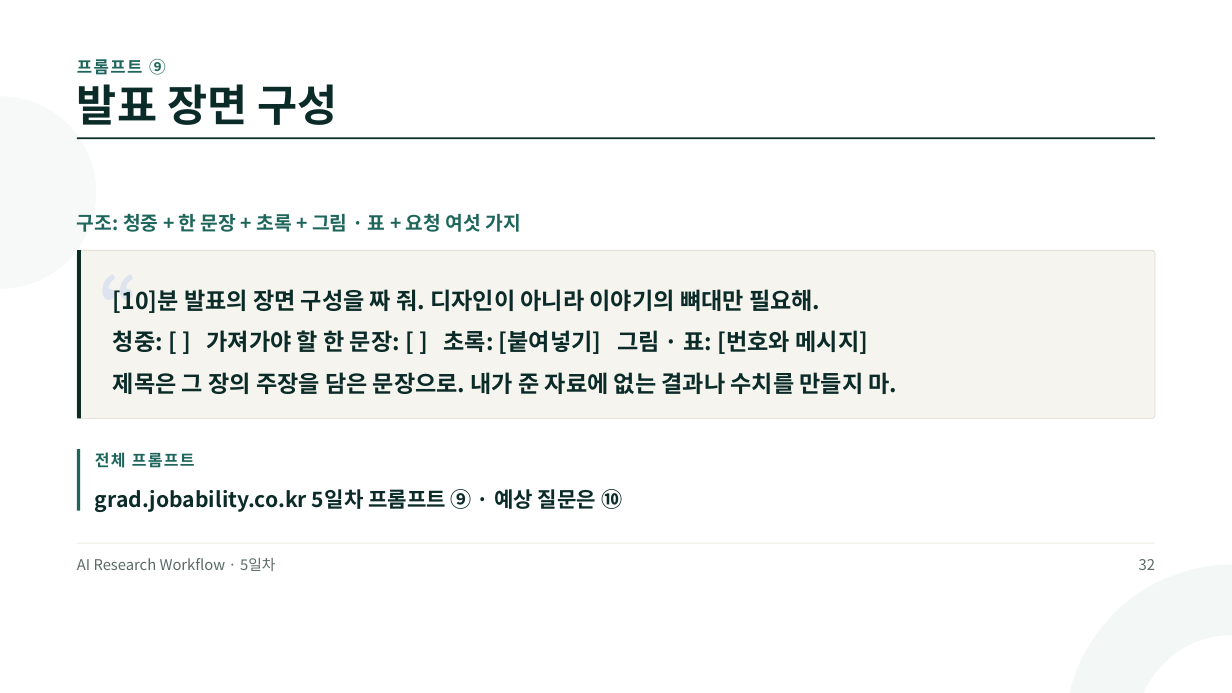
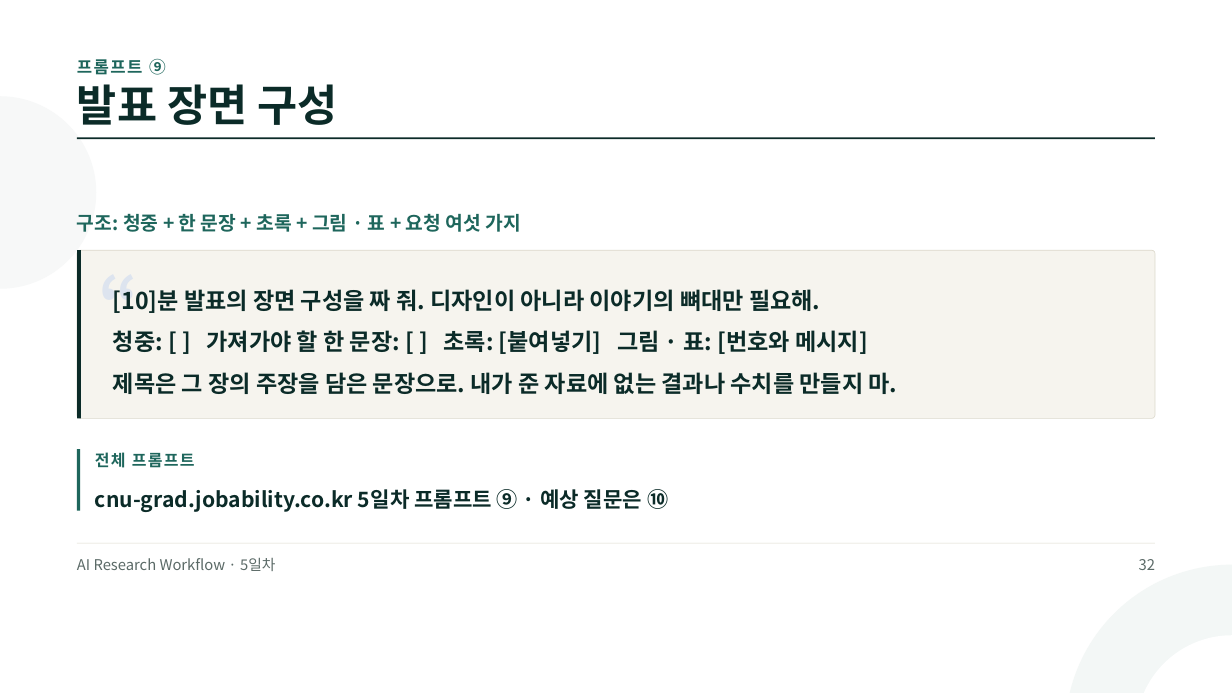
Before and after one commit to jungaistar/materials, a slide deck: slide 32 of grad/grad_day5.pptx. Drawn at 1232x693 pixels with LibreOffice and Linux fonts; fonts in the diff are those of the drawing. Boxes give left, top, right and bottom in pixels: in the first picture for what was removed or moved away, otherwise in the second. Text is boxed around its words. In the diff, an @@ line names an element or a change of style, - is before the commit and + after.

Commit message:
grad 강의 PT 3~5일차 갱신

```diff
--- a/grad/grad_day5.pptx
+++ b/grad/grad_day5.pptx
@@ text at (95, 489, 668, 512): text changed @@
-grad.jobability.co.kr 5일차 프롬프트 ⑨ · 예상 질문은 ⑩
+cnu-grad.jobability.co.kr 5일차 프롬프트 ⑨ · 예상 질문은 ⑩
```
Also in this commit, not shown: 9 other slides changed, 5 other files.
